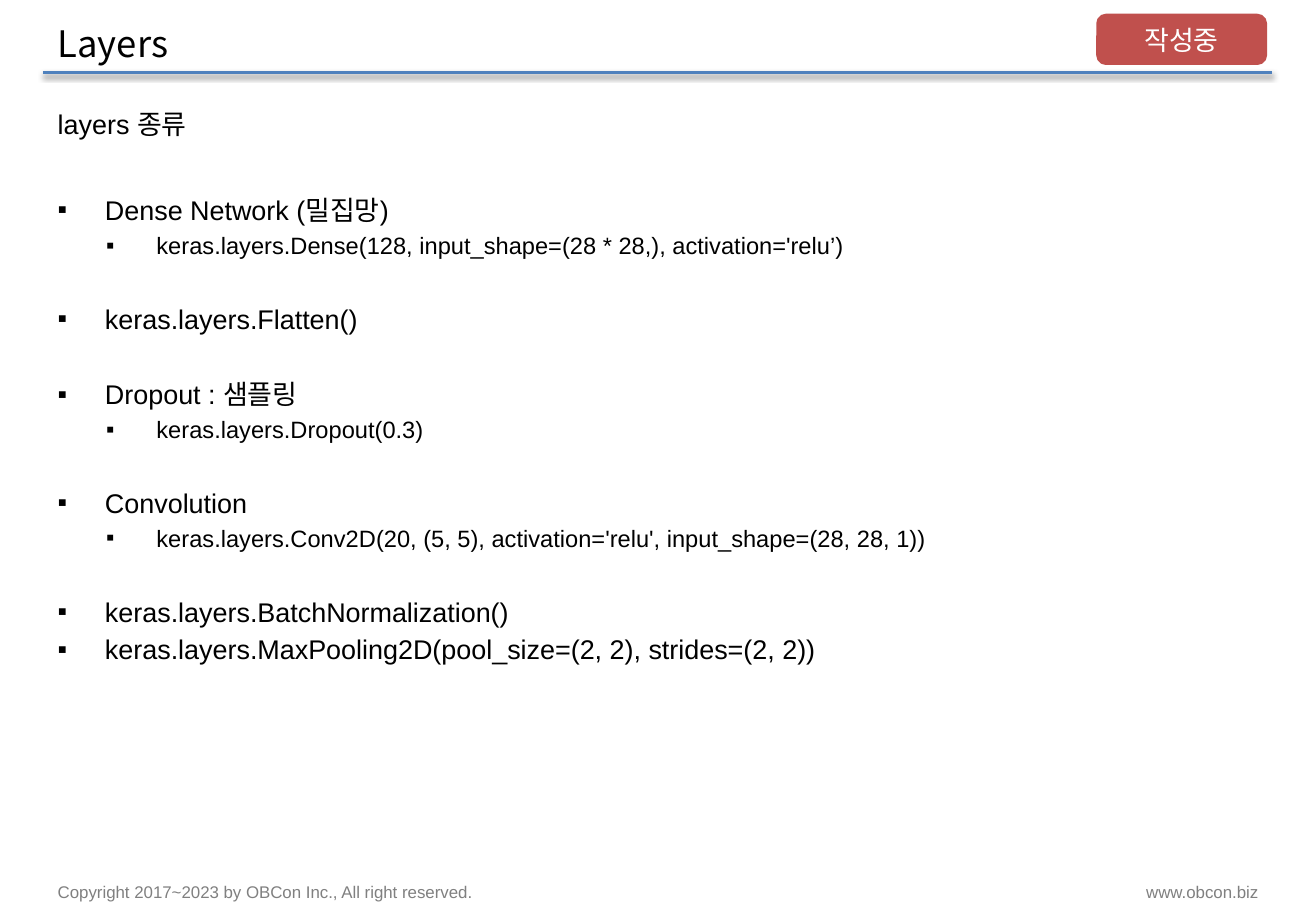
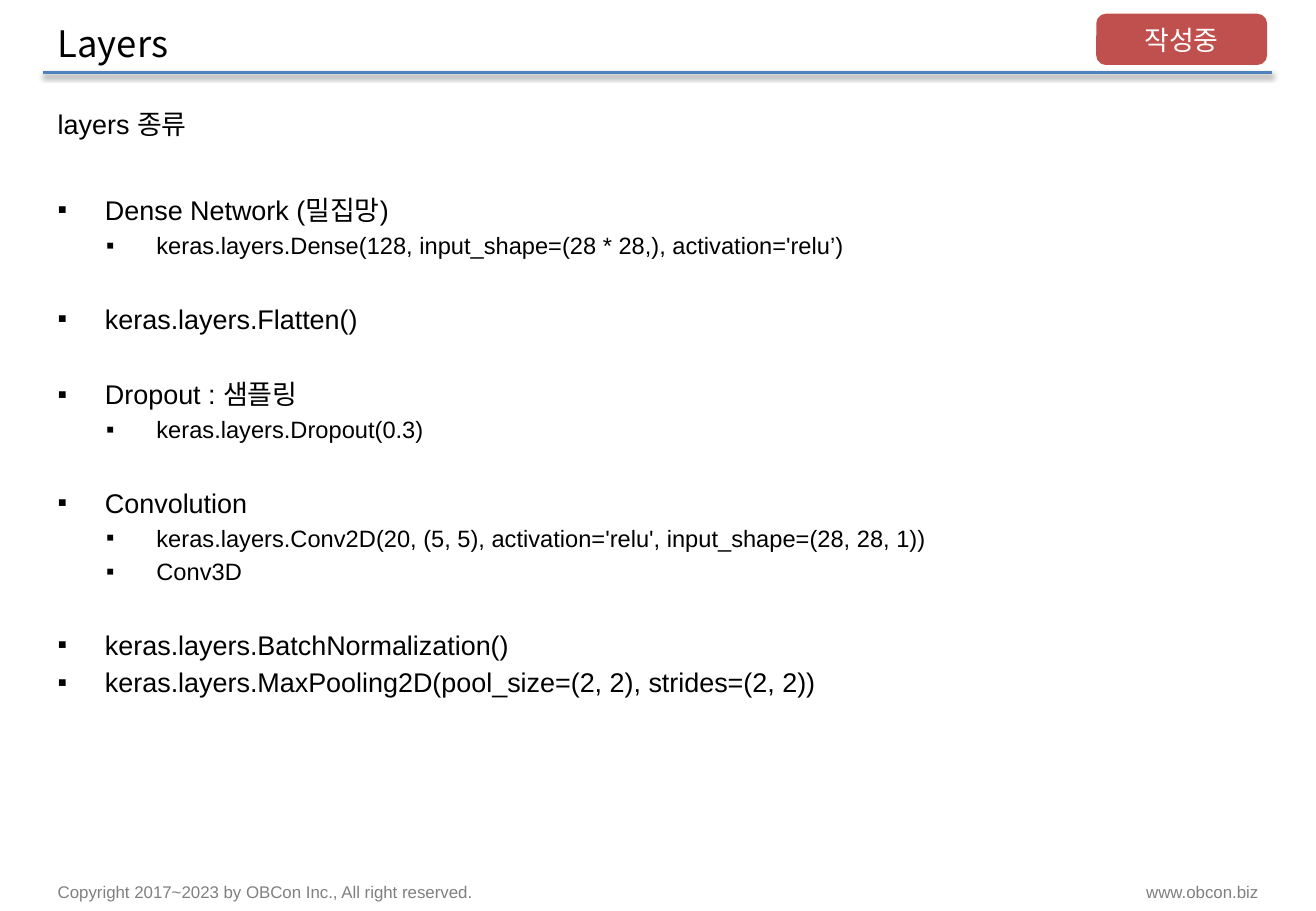
Before and after one commit to pnuskgh/EFriendExpert, a slide deck: slide 16 of laboratory/pnuskgh/docs/Deep_Learning.pptx (slide 15 before the commit). Drawn at 1316x911 pixels with LibreOffice and Linux fonts; fonts in the diff are those of the drawing. Boxes give left, top, right and bottom in pixels: in the first picture for what was removed or moved away, otherwise in the second. Text is boxed around its words. In the diff, an @@ line names an element or a change of style, - is before the commit and + after.

```diff
--- a/laboratory/pnuskgh/docs/Deep_Learning.pptx
+++ b/laboratory/pnuskgh/docs/Deep_Learning.pptx
@@ text at (156,563,241,581): paragraph added @@
+  ▪ Conv3D
```
Also in this commit, not shown: 17 other slides changed, 1 slide added, 13 other files.
